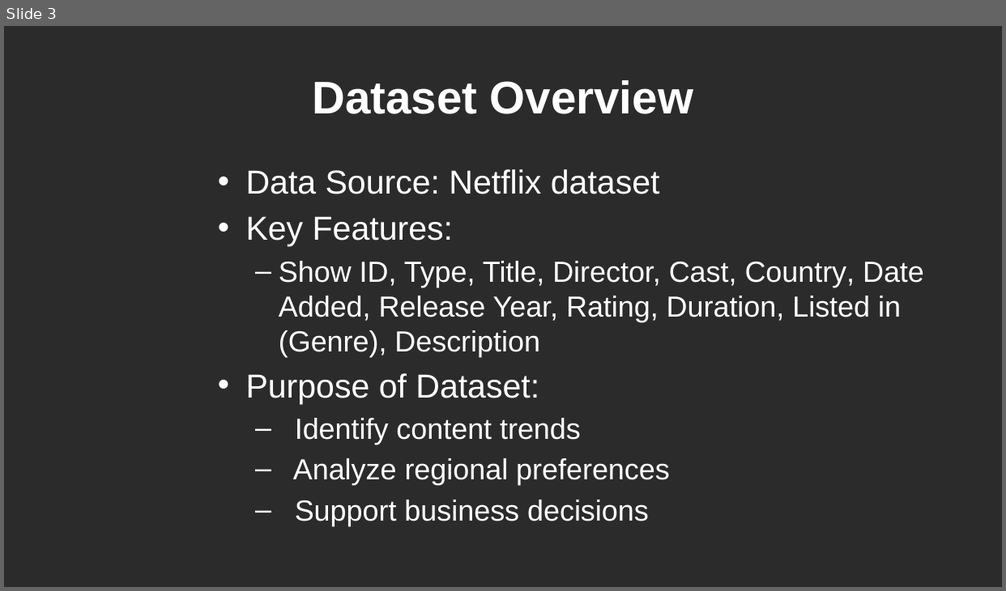
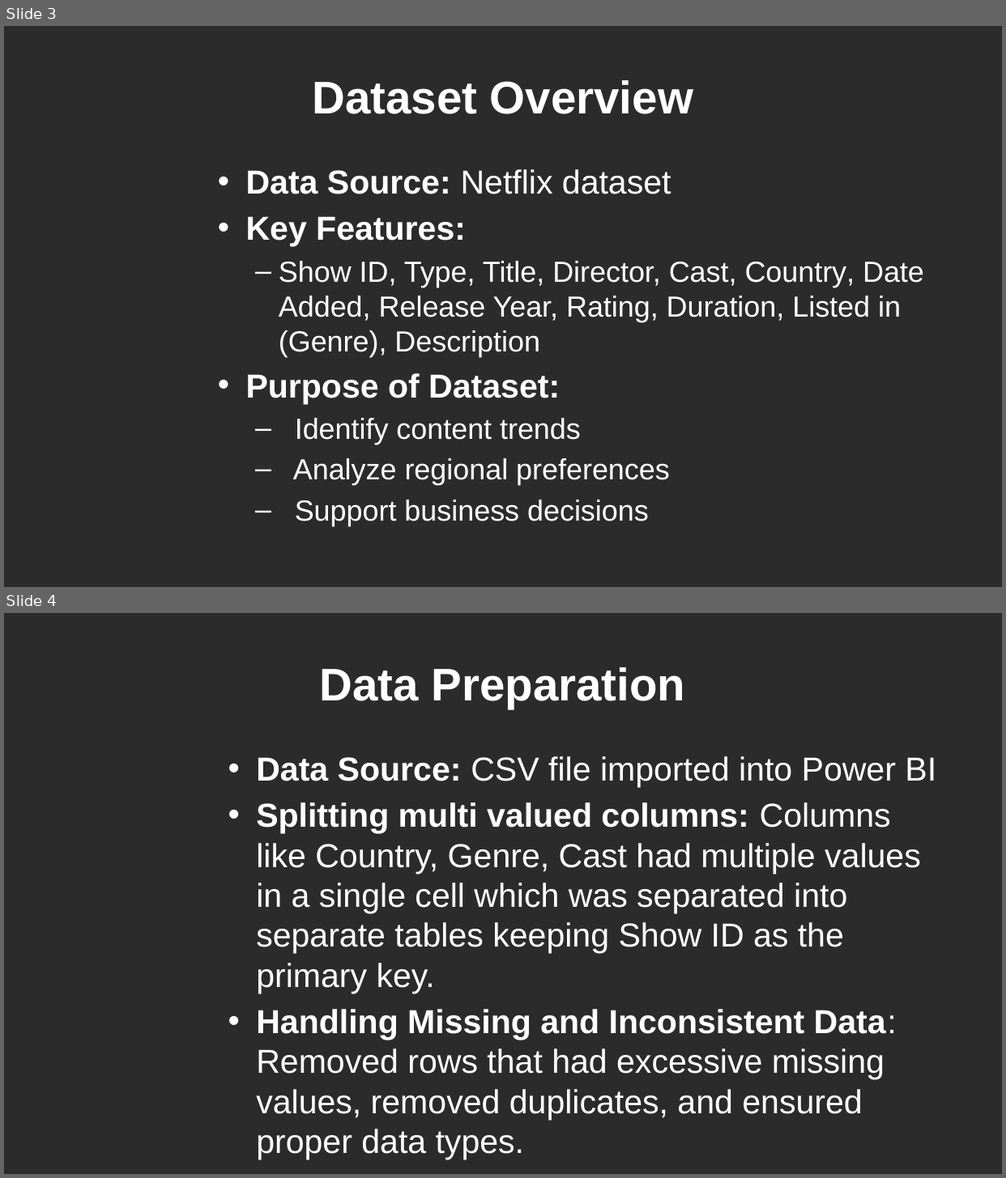
Before and after one commit to SubhaprathaSRK/NetflixAnalysis-Using-PowerBI, a slide deck: Netflix_Data_Analysis_Presentation.pptx. Shown one above the other, each under a label of ours: slide 3 before the commit, slides 3 and 4 after it. The pictures are 1006x591 and 1006x1178 pixels, drawn with LibreOffice and Linux fonts; fonts in the diff are those of the drawing; background and template pictures are left out; a plain dark background stands for a picture behind light text. Boxes give left, top, right and bottom in pixels: in the first picture for what was removed or moved away, otherwise in the second. Text is boxed around its words. In the diff, an @@ line names an element or a change of style, - is before the commit and + after.

```diff
--- a/Netflix_Data_Analysis_Presentation.pptx
+++ b/Netflix_Data_Analysis_Presentation.pptx
@@ slide 4 added at (4,613,1002,1174), background picture (left out) @@
@@ title added at (320,667,685,709), 44 pt, text #FFFFFF, bold @@
+Data Preparation
@@ text added at (256,756,936,1120), 32 pt, text #FFFFFF @@
+• Data Source: CSV file imported into Power BI
+• Splitting multi valued columns: Columns like Country, Genre, Cast had multiple values in a single cell which was separated into separate tables keeping Show ID as the primary key.
+• Handling Missing and Inconsistent Data: Removed rows that had excessive missing values, removed duplicates, and ensured proper data types.
@@ slide 3 changed as well @@
@@ text at (246,169,671,404): bold on in "Data Source:", "Key Features:", "Purpose of Dataset:" @@
```
Also in this commit, not shown: 9 other slides changed, 3 other slides added.
